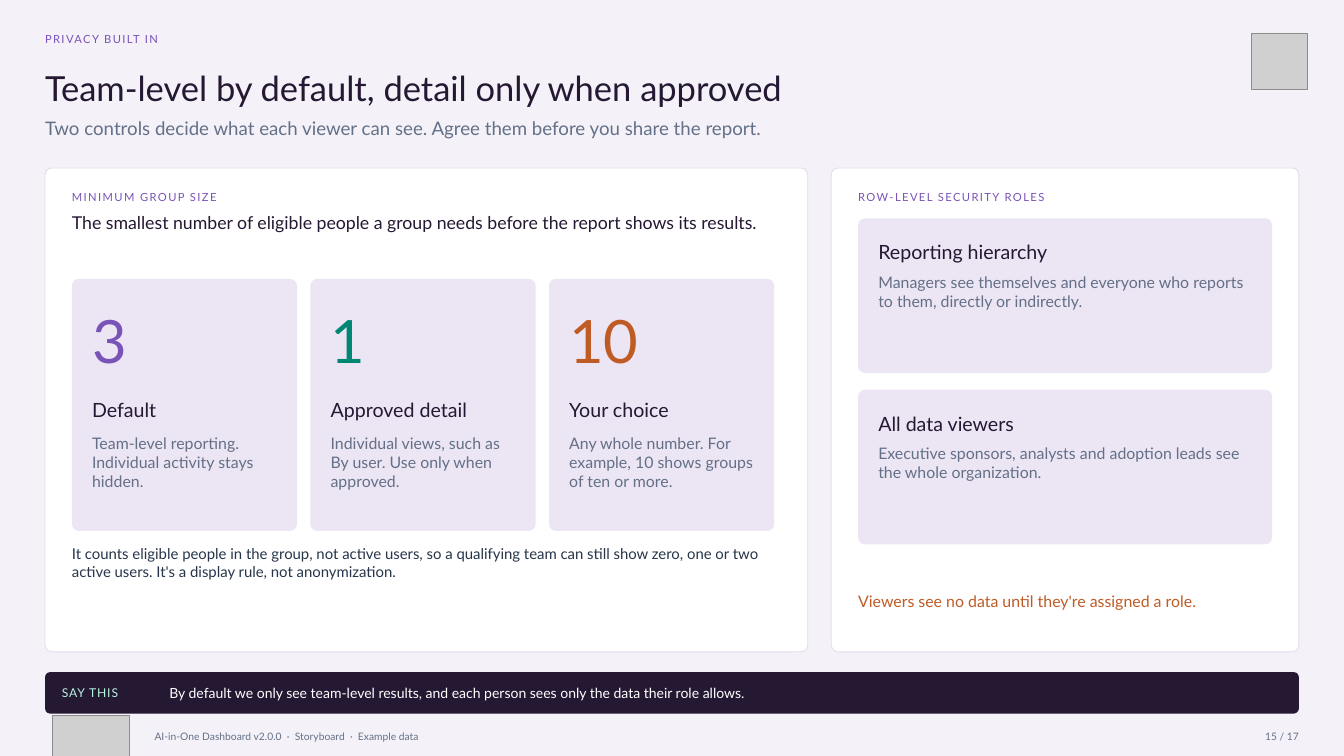
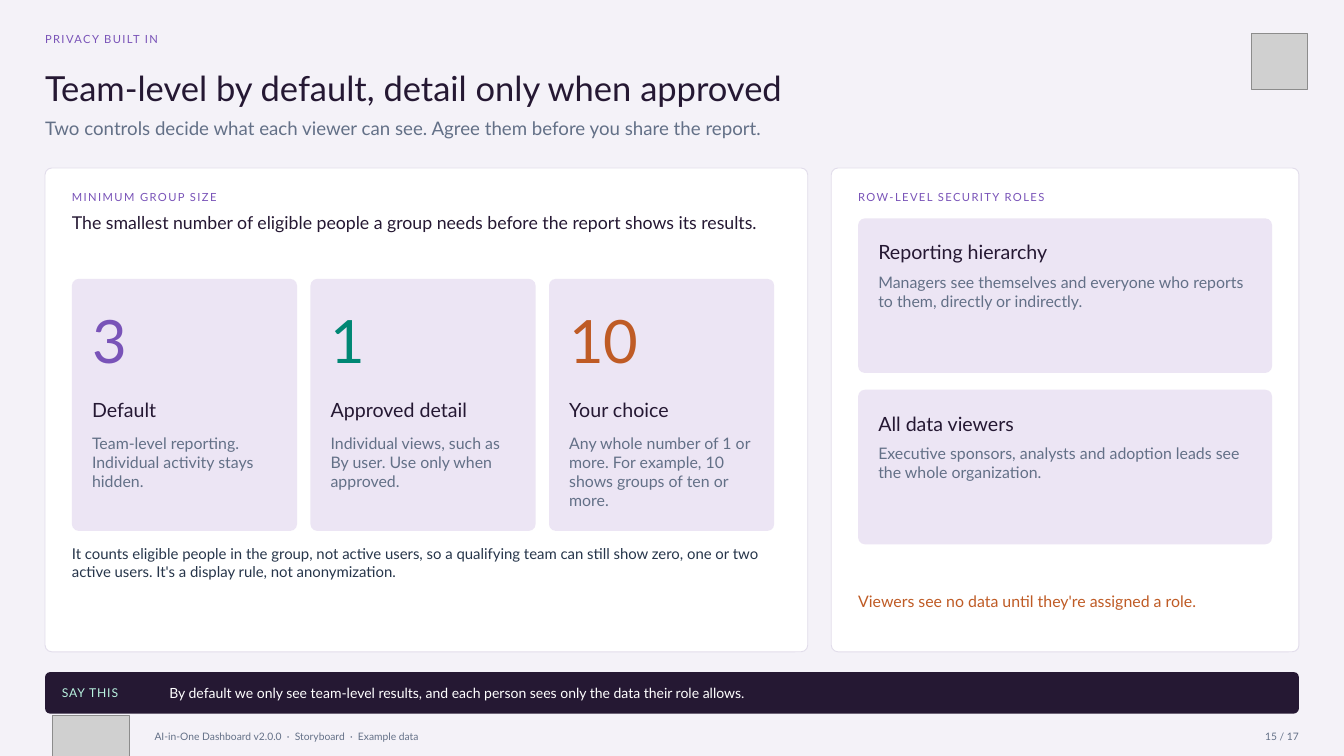
Before and after one commit to microsoft/AI-in-One-Dashboard, a slide deck: slide 15 of AI-in-One-v2.0.0-Storyboard.pptx. Drawn at 1344x756 pixels with LibreOffice and Linux fonts; fonts in the diff are those of the drawing; grey boxes stand for pictures. Boxes give left, top, right and bottom in pixels: in the first picture for what was removed or moved away, otherwise in the second. Text is boxed around its words. In the diff, an @@ line names an element or a change of style, - is before the commit and + after.

```diff
--- a/AI-in-One-v2.0.0-Storyboard.pptx
+++ b/AI-in-One-v2.0.0-Storyboard.pptx
@@ text at [569, 437, 751, 506]: text changed @@
-Any whole number. For example, 10 shows groups of ten or more.
+Any whole number of 1 or more. For example, 10 shows groups of ten or more.
```
Also in this commit, not shown: 9 other slides changed, 49 other files.
